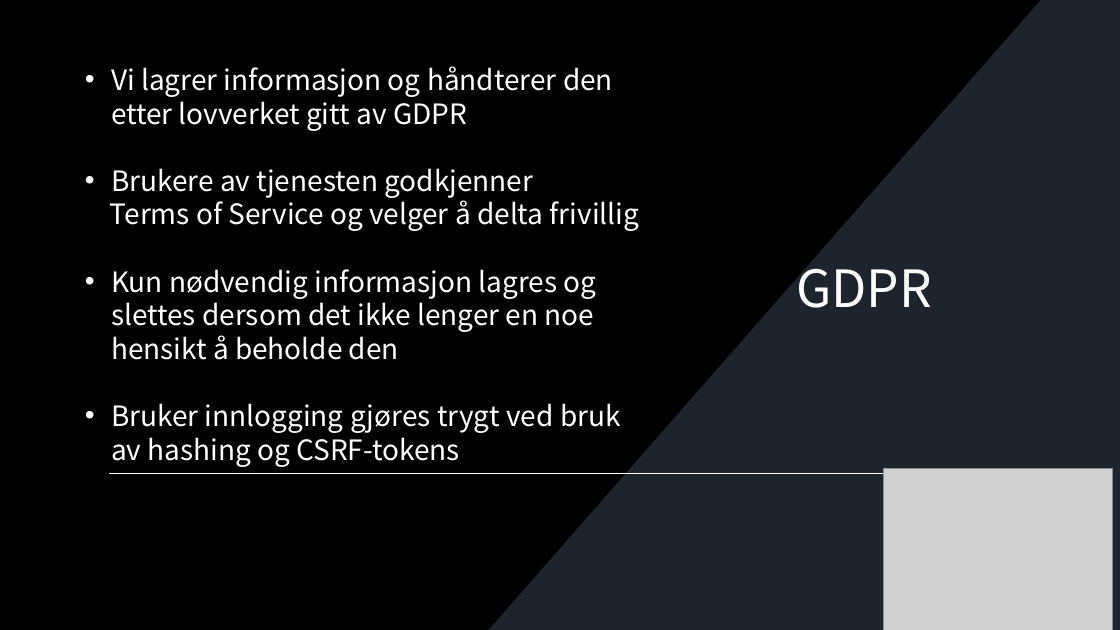
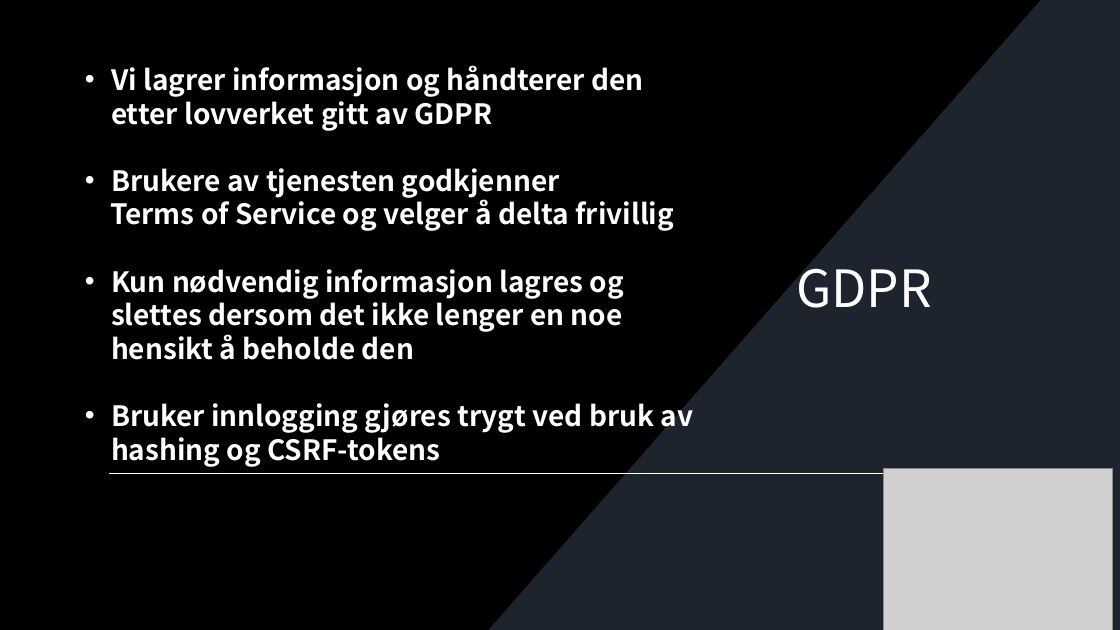
Before and after one commit to JonasTopper/Bedriftsportalen, a slide deck: slide 11 of Presentasjon.pptx (slide 9 before the commit). Drawn at 1120x630 pixels with LibreOffice and Linux fonts; fonts in the diff are those of the drawing; grey boxes stand for pictures; background and template pictures are left out. Boxes give left, top, right and bottom in pixels: in the first picture for what was removed or moved away, otherwise in the second. Text is boxed around its words. In the diff, an @@ line names an element or a change of style, - is before the commit and + after.

```diff
--- a/Presentasjon.pptx
+++ b/Presentasjon.pptx
@@ text "Vi lagrer informasjon og håndterer ..." at [110,65,694,467]: bold on @@
```
Also in this commit, not shown: 3 other slides changed, 3 slides added.
